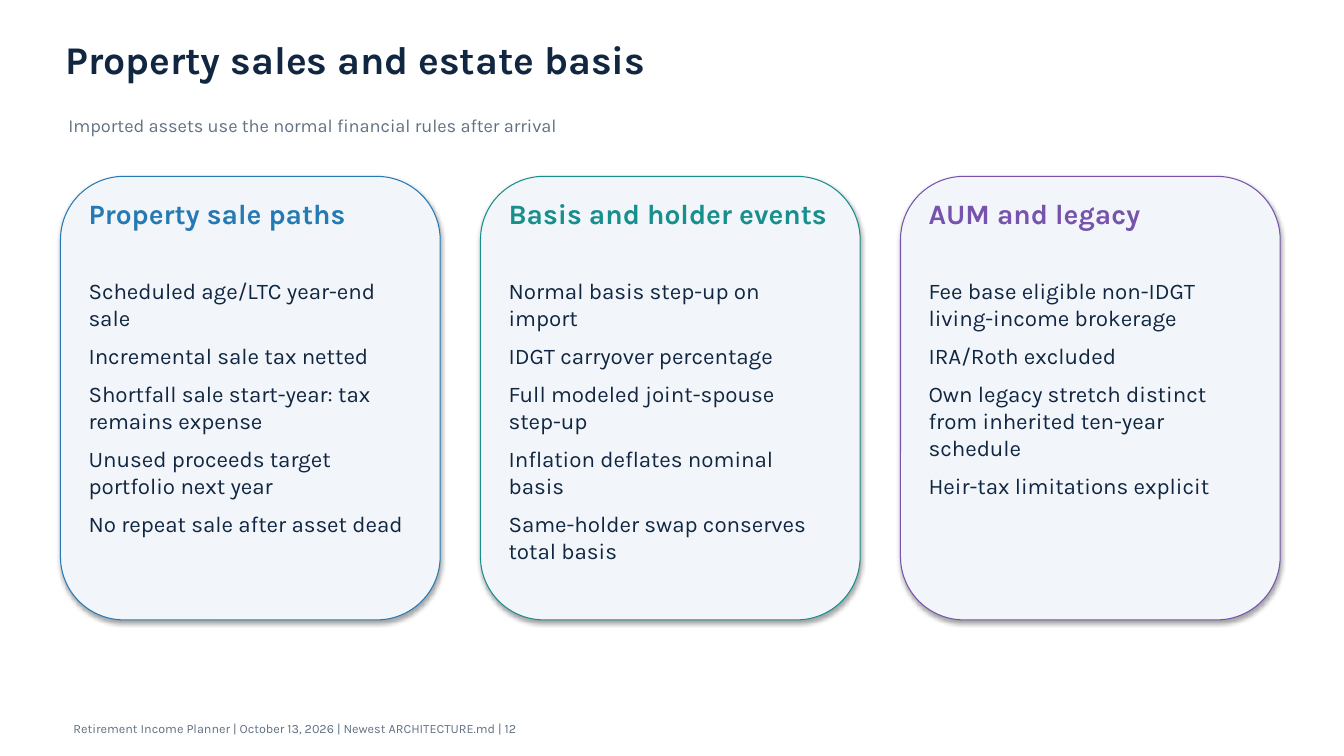
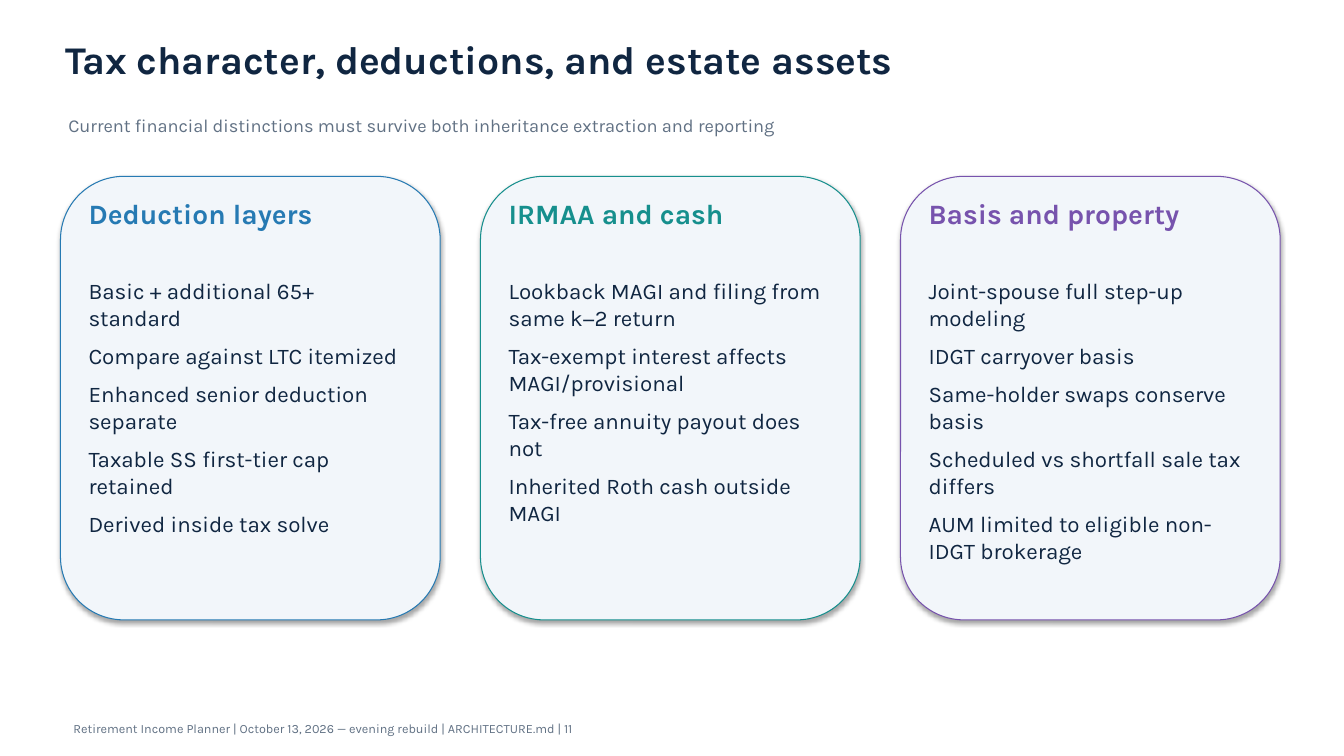
Before and after one commit to howardc64/retirefin, a slide deck: slide 11 of docs/retirement_income_planner_architecture.pptx (slide 12 before the commit). Drawn at 1344x756 pixels with LibreOffice and Linux fonts; fonts in the diff are those of the drawing. Boxes give left, top, right and bottom in pixels: in the first picture for what was removed or moved away, otherwise in the second. Text is boxed around its words. In the diff, an @@ line names an element or a change of style, - is before the commit and + after.

```diff
--- a/docs/retirement_income_planner_architecture.pptx
+++ b/docs/retirement_income_planner_architecture.pptx
@@ text at bbox=[65, 46, 893, 79]: text changed @@
-Property sales and estate basis
+Tax character, deductions, and estate assets
@@ text at bbox=[68, 119, 774, 137]: text changed @@
-Imported assets use the normal financial rules after arrival
+Current financial distinctions must survive both inheritance extraction and reporting
@@ text at bbox=[89, 204, 313, 231]: text changed @@
-Property sale paths
+Deduction layers
@@ text at bbox=[509, 204, 723, 225]: text changed @@
-Basis and holder events
+IRMAA and cash
@@ text at bbox=[929, 204, 1179, 231]: text changed @@
-AUM and legacy
+Basis and property
@@ text at bbox=[89, 283, 397, 533]: text changed @@
-Scheduled age/LTC year-end sale
-Incremental sale tax netted
-Shortfall sale start-year: tax remains expense
-Unused proceeds target portfolio next year
-No repeat sale after asset dead
+Basic + additional 65+ standard
+Compare against LTC itemized
+Enhanced senior deduction separate
+Taxable SS first-tier cap retained
+Derived inside tax solve
@@ text at bbox=[509, 283, 820, 522]: text changed @@
-Normal basis step-up on import
-IDGT carryover percentage
-Full modeled joint-spouse step-up
-Inflation deflates nominal basis
-Same-holder swap conserves total basis
+Lookback MAGI and filing from same k−2 return
+Tax-exempt interest affects MAGI/provisional
+Tax-free annuity payout does not
+Inherited Roth cash outside MAGI
@@ text at bbox=[929, 283, 1240, 565]: text changed @@
-Fee base eligible non-IDGT living-income brokerage
-IRA/Roth excluded
-Own legacy stretch distinct from inherited ten-year schedule
-Heir-tax limitations explicit
+Joint-spouse full step-up modeling
+IDGT carryover basis
+Same-holder swaps conserve basis
+Scheduled vs shortfall sale tax differs
+AUM limited to eligible non-IDGT brokerage
@@ text at bbox=[73, 724, 572, 736]: text changed @@
-Retirement Income Planner | October 13, 2026 | Newest ARCHITECTURE.md | 12
+Retirement Income Planner | October 13, 2026 — evening rebuild | ARCHITECTURE.md | 11
```
Also in this commit, not shown: 7 other slides changed, 7 slides added, 9 slides removed, 10 other files.
